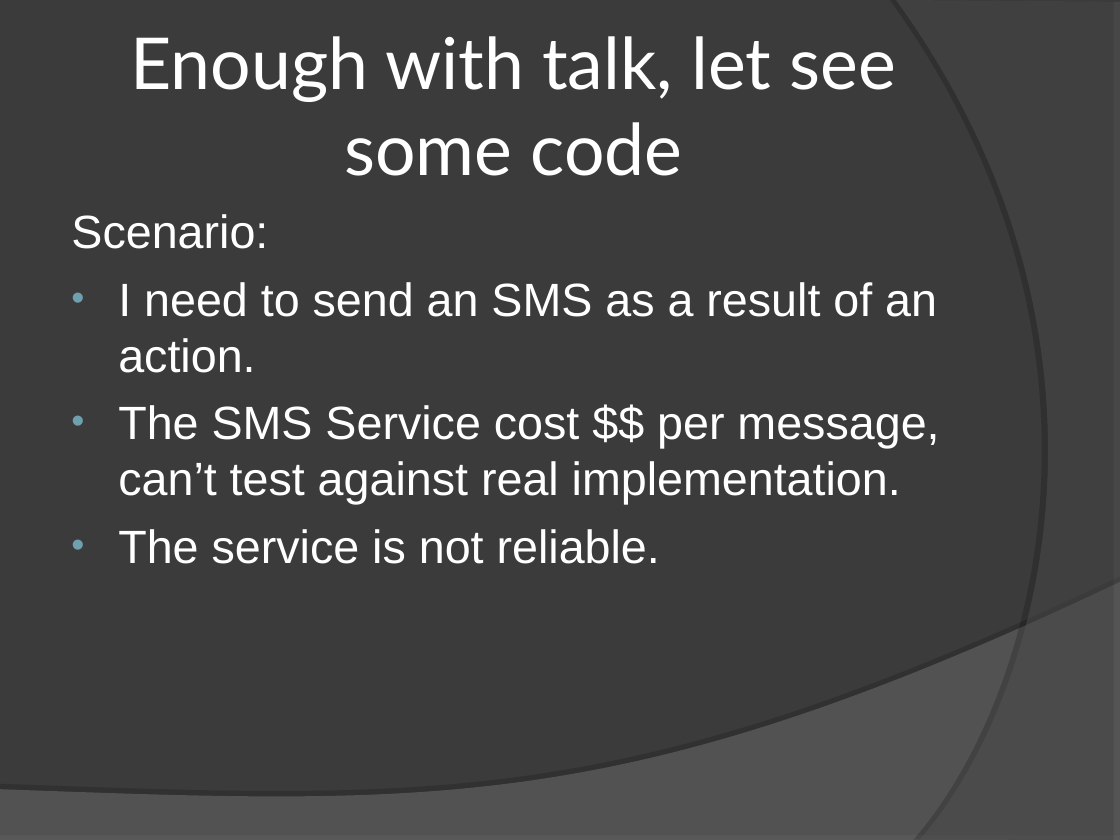
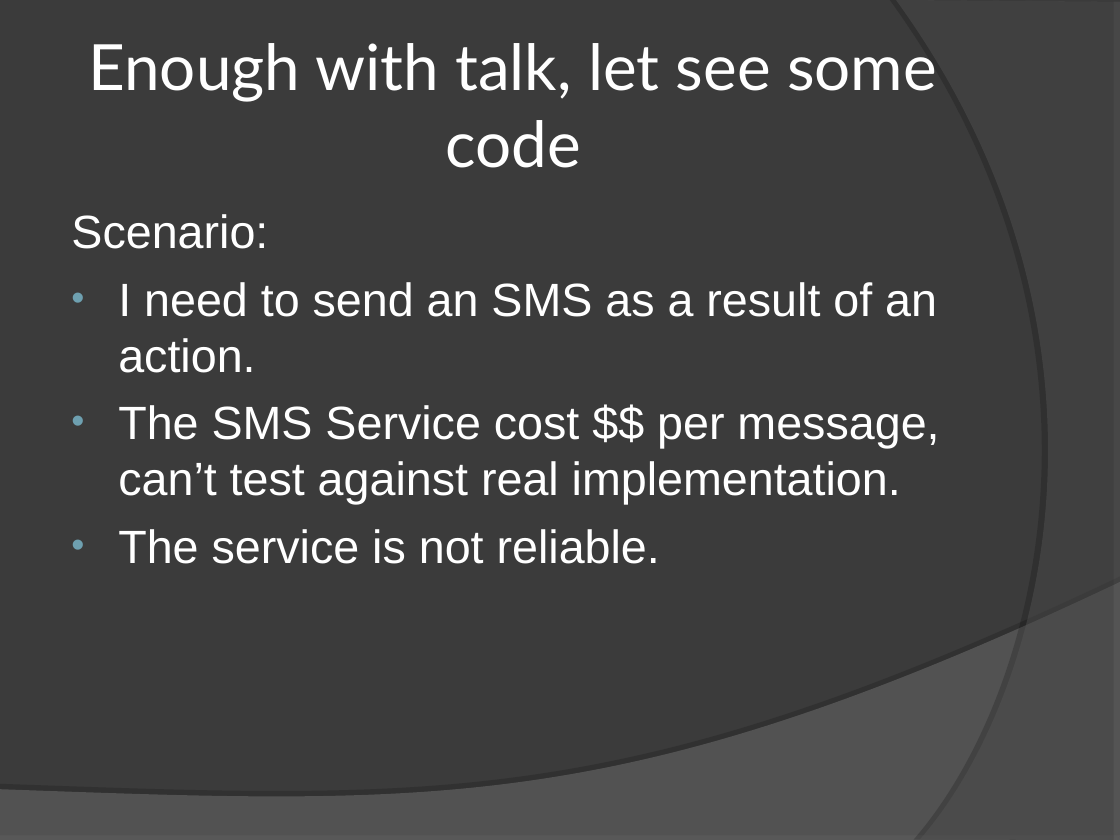
Before and after one commit to codechip/rhino-tools, a slide deck: slide 11 of SampleApplications/InteractionBasedTesting/Interaction based testing With Rhino Mocks.ppt. Drawn at 1120x840 pixels with LibreOffice and Linux fonts; fonts in the diff are those of the drawing. Boxes give left, top, right and bottom in pixels: in the first picture for what was removed or moved away, otherwise in the second. Text is boxed around its words. In the diff, an @@ line names an element or a change of style, - is before the commit and + after.

```diff
--- a/SampleApplications/InteractionBasedTesting/Interaction based testing With Rhino Mocks.ppt
+++ b/SampleApplications/InteractionBasedTesting/Interaction based testing With Rhino Mocks.ppt
@@ title "Enough with talk, let see ..." at (88, 43, 937, 168): size 46 to 41 pt @@
```
Also in this commit, not shown: 4 other slides changed.
